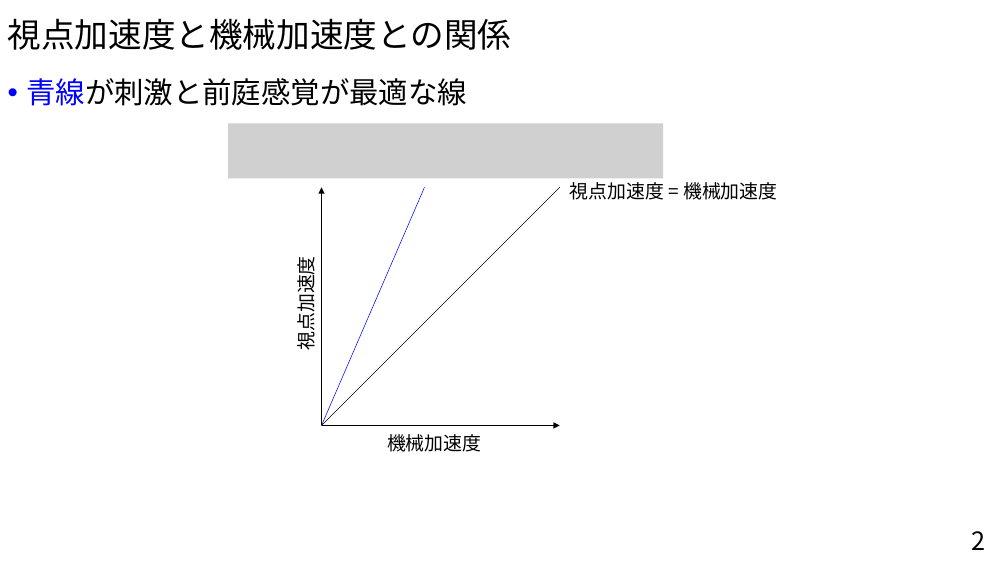
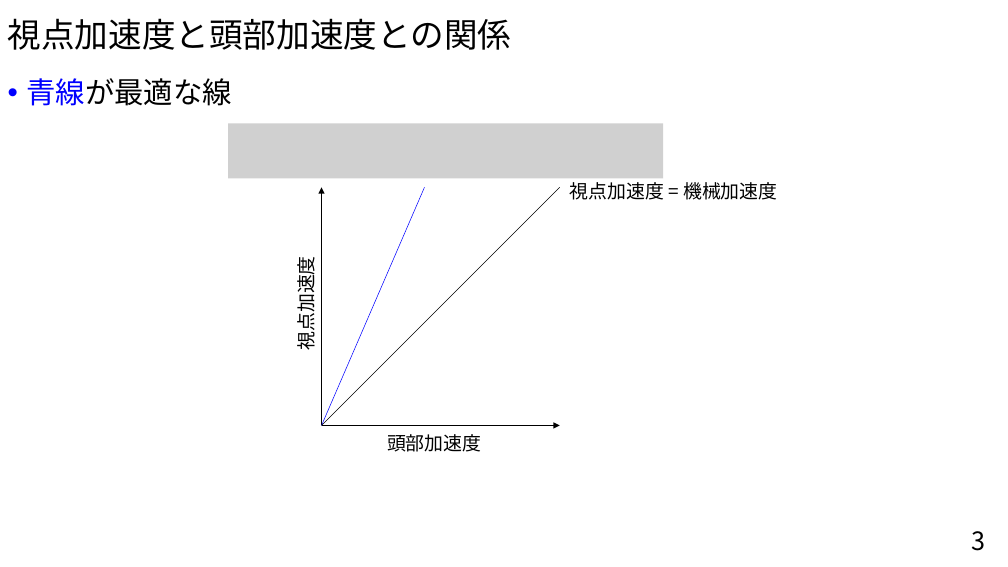
Before and after one commit to Small-Island/3DMT, a slide deck: slide 3 of Report/ojima_0313.pptx (slide 2 before the commit). Drawn at 1008x567 pixels with LibreOffice and Linux fonts; fonts in the diff are those of the drawing; grey boxes stand for pictures. Boxes give left, top, right and bottom in pixels: in the first picture for what was removed or moved away, otherwise in the second. Text is boxed around its words. In the diff, an @@ line names an element or a change of style, - is before the commit and + after.

```diff
--- a/Report/ojima_0313.pptx
+++ b/Report/ojima_0313.pptx
@@ title at (x1=8, y1=18, x2=512, y2=50): text changed @@
-視点加速度と機械加速度との関係
+視点加速度と頭部加速度との関係
@@ text at (x1=26, y1=78, x2=232, y2=106): text changed @@
-• 青線が刺激と前庭感覚が最適な線
+• 青線が最適な線
@@ text at (x1=387, y1=434, x2=481, y2=452): text changed @@
-機械加速度
+頭部加速度
@@ page number at (x1=971, y1=531, x2=985, y2=551): text changed @@
-2
+3
```
Also in this commit, not shown: 1 other slide changed, 1 slide added, 1 other file.
